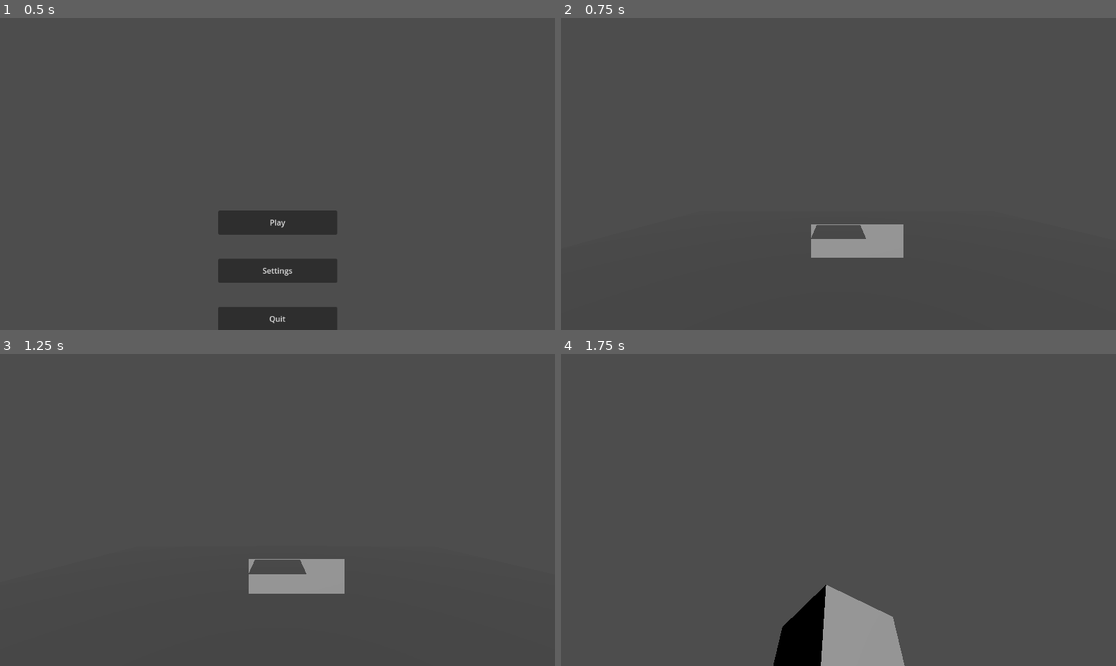
Above: before the commit, frames 1-4 (two rows, left to right).
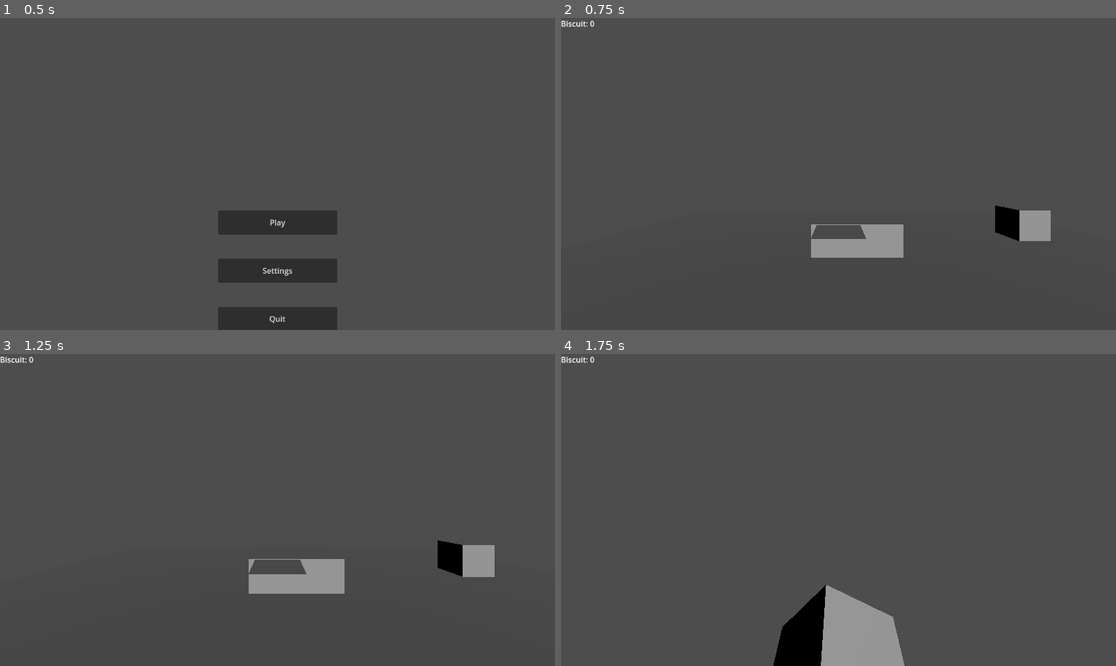
Above: after the commit, the same moments.

Repository: AlexTheAccount/Get-The-Biscuit
Game: Godot game, scene res://Tscn/UI/Main Menu.tscn
The game is run twice, just before and just after one commit, with the same random seed, the same clock (stepped at 60 frames per second) and the same inputs. Before the commit the project starts from res://Tscn/Main Menu.tscn.
Inputs (mouse positions are in pixels of both pictures, inside the frame that each line leads up to):
- Up to frame 1 (0.5 s): no input
- Up to frame 2 (0.75 s): click "Play" at 0.5 s
- Up to frame 3 (1.25 s): no input
- Up to frame 4 (1.75 s): tap Enter (ui_accept) at 1.25, 1.52 s; move the mouse to (866, 510) at 1.27 s; hold W (Player Up) from 1.28 s (still down); hold Mouse wheel up (Zoom In) from 1.28 s (still down)

Frame 1 is identical in both runs. In frame 2, 1.0% of the frame differs, in the area x 0-89%, y 0-72%; in frame 3, 1.1%, in the area x 0-90%, y 0-72%; in frame 4, less than 0.1%.

Commit message:
Implemented Item Pickup and Item Counter

Diff:
--- /dev/null
+++ b/get-the-biscuit/GD/Counter.gd
@@ -0,0 +1,3 @@
+extends Label
+
+@export var trackedItem := ""
--- /dev/null
+++ b/get-the-biscuit/GD/Pickup.gd
@@ -0,0 +1,13 @@
+extends Area3D
+
+@export var itemId := "" # unique key
+@export var amount := 1 # how many to add
+
+func _on_body_entered(body: Node):
+	if not body.is_in_group("Player"):
+		return
+	body.inventory[itemId] = body.inventory.get(itemId, 0) + amount
+	for child in body.HUD.get_children():
+		if child.trackedItem != null && child.trackedItem == itemId:
+			child.text = itemId + ": " + str(body.inventory[itemId])
+	queue_free() # remove the pickup
--- a/get-the-biscuit/Tscn/PlayerBody.gd
+++ b/get-the-biscuit/GD/PlayerBody.gd
@@ -1,5 +1,6 @@
 extends CharacterBody3D
 
+@onready var HUD = $HUD
 
 const SPEED = 5.0
 const JUMP_VELOCITY = 10
@@ -12,6 +13,10 @@
 
 @export var jumpBufferTime := 0.2 # seconds before landing your jump input is stored for
 var bufferTimer := 0.0
+
+# Inventory
+var inventory := {}
+
 func _ready():
 	Input.set_mouse_mode(Input.MOUSE_MODE_CAPTURED)
 
--- /dev/null
+++ b/get-the-biscuit/GD/ScaleFont.gd
@@ -0,0 +1,26 @@
+extends Node
+
+var base_font_size : int
+var base_size : Vector2
+var label : Label
+
+func _enter_tree():
+	# caches initial sizes
+	label = get_parent() as Label
+	base_size = label.size
+	base_font_size = label.get_theme_font_size("font_size", label.get_class())
+	label.resized.connect(set_text_size)
+
+func set_text_size():
+	var new_size = label.size;
+
+	# scale base on control width
+	var scale = new_size.x / base_size.x;
+	var scaled_size :int = floor(base_font_size * scale);
+
+	# apply scale
+	label.add_theme_font_size_override("font_scale", scaled_size);
+
+func _exit_tree():
+	# remember to disconnect when exiting!
+	label.resized.disconnect(set_text_size)
--- /dev/null
+++ b/get-the-biscuit/Tscn/Pickup/Pickup.tscn
@@ -0,0 +1,19 @@
+[gd_scene load_steps=4 format=3 uid="uid://cbqmloqvf745h"]
+
+[ext_resource type="Script" uid="uid://dilc0ek4m75sw" path="res://GD/Pickup.gd" id="1_xnv04"]
+
+[sub_resource type="BoxShape3D" id="BoxShape3D_c0t4n"]
+
+[sub_resource type="BoxMesh" id="BoxMesh_m36b7"]
+
+[node name="Pickup" type="Area3D" groups=["Pickup"]]
+script = ExtResource("1_xnv04")
+
+[node name="CollisionShape3D" type="CollisionShape3D" parent="."]
+shape = SubResource("BoxShape3D_c0t4n")
+
+[node name="MeshInstance3D" type="MeshInstance3D" parent="."]
+mesh = SubResource("BoxMesh_m36b7")
+skeleton = NodePath("../CollisionShape3D")
+
+[connection signal="body_entered" from="." to="." method="_on_body_entered"]
--- /dev/null
+++ b/get-the-biscuit/Tscn/Pickup/Pickups/Biscuit.tscn
@@ -0,0 +1,6 @@
+[gd_scene load_steps=2 format=3 uid="uid://bwtiheu2rafh7"]
+
+[ext_resource type="PackedScene" uid="uid://cbqmloqvf745h" path="res://Tscn/Pickup/Pickup.tscn" id="1_mnfe8"]
+
+[node name="Biscuit" instance=ExtResource("1_mnfe8")]
+itemId = "Biscuit"
--- a/get-the-biscuit/Tscn/Player.tscn
+++ b/get-the-biscuit/Tscn/Player.tscn
@@ -1,13 +1,16 @@
-[gd_scene load_steps=4 format=3 uid="uid://dg183frdfdw47"]
+[gd_scene load_steps=5 format=3 uid="uid://dg183frdfdw47"]
 
-[ext_resource type="Script" uid="uid://7ir7eoqrflxs" path="res://Tscn/PlayerBody.gd" id="1_8jke6"]
+[ext_resource type="Script" uid="uid://7ir7eoqrflxs" path="res://GD/PlayerBody.gd" id="1_8jke6"]
+[ext_resource type="PackedScene" uid="uid://c4lnn0cn26g05" path="res://Tscn/UI/HUD.tscn" id="2_txcnr"]
 
 [sub_resource type="BoxMesh" id="BoxMesh_dom61"]
 
 [sub_resource type="BoxShape3D" id="BoxShape3D_8jke6"]
 
-[node name="PlayerBody3D" type="CharacterBody3D"]
+[node name="PlayerBody3D" type="CharacterBody3D" groups=["Player"]]
 script = ExtResource("1_8jke6")
+
+[node name="HUD" parent="." instance=ExtResource("2_txcnr")]
 
 [node name="MeshInstance3D" type="MeshInstance3D" parent="."]
 mesh = SubResource("BoxMesh_dom61")
--- /dev/null
+++ b/get-the-biscuit/Tscn/UI/HUD.tscn
@@ -0,0 +1,24 @@
+[gd_scene load_steps=3 format=3 uid="uid://c4lnn0cn26g05"]
+
+[ext_resource type="Script" uid="uid://cenwngsu46o5p" path="res://GD/Counter.gd" id="1_4wsjk"]
+[ext_resource type="Script" uid="uid://b7p3nts7p23al" path="res://GD/ScaleFont.gd" id="1_ncxwm"]
+
+[node name="HUD" type="Control"]
+layout_mode = 3
+anchors_preset = 15
+anchor_right = 1.0
+anchor_bottom = 1.0
+grow_horizontal = 2
+grow_vertical = 2
+mouse_filter = 2
+
+[node name="BiscuitLabel" type="Label" parent="."]
+layout_mode = 0
+offset_right = 40.0
+offset_bottom = 23.0
+text = "Biscuit: 0"
+script = ExtResource("1_4wsjk")
+trackedItem = "Biscuit"
+
+[node name="FontScaler" type="Node" parent="BiscuitLabel"]
+script = ExtResource("1_ncxwm")
--- a/get-the-biscuit/Tscn/Level.tscn
+++ b/get-the-biscuit/Tscn/UI/Level.tscn
@@ -1,6 +1,7 @@
-[gd_scene load_steps=4 format=3 uid="uid://bjst3v4cmfhrq"]
+[gd_scene load_steps=5 format=3 uid="uid://bjst3v4cmfhrq"]
 
-[ext_resource type="PackedScene" uid="uid://dg183frdfdw47" path="res://Tscn/Player.tscn" id="1_3noxb"]
+[ext_resource type="PackedScene" uid="uid://dg183frdfdw47" path="res://Tscn/Player.tscn" id="1_j3gig"]
+[ext_resource type="PackedScene" uid="uid://bwtiheu2rafh7" path="res://Tscn/Pickup/Pickups/Biscuit.tscn" id="3_6sfyb"]
 
 [sub_resource type="BoxMesh" id="BoxMesh_hma3d"]
 
@@ -40,3 +41,9 @@
 
 [node name="CollisionShape3D" type="CollisionShape3D" parent="MeshInstance3D3/StaticBody3D"]
 shape = SubResource("BoxShape3D_3noxb")
+
+[node name="Biscuit" parent="." instance=ExtResource("3_6sfyb")]
+transform = Transform3D(1, 0, 0, 0, 1, 0, 0, 0, 1, 5.84949, 1, -2.70474)
+
+[node name="Biscuit2" parent="." instance=ExtResource("3_6sfyb")]
+transform = Transform3D(1, 0, 0, 0, 1, 0, 0, 0, 1, 5.84949, 1, 2.08907)
--- a/get-the-biscuit/project.godot
+++ b/get-the-biscuit/project.godot
@@ -14,6 +14,10 @@
 run/main_scene="uid://cm6at32y0pl8t"
 config/features=PackedStringArray("4.4", "Forward Plus")
 config/icon="res://icon.svg"
+
+[global_group]
+
+Pickup="Item that the player can pick up"
 
 [input]
 
Not shown, added: get-the-biscuit/GD/Counter.gd.uid
Not shown, added: get-the-biscuit/GD/Pickup.gd.uid
Renamed: get-the-biscuit/Tscn/PlayerBody.gd.uid -> get-the-biscuit/GD/PlayerBody.gd.uid
Not shown, added: get-the-biscuit/GD/ScaleFont.gd.uid
Not shown: 1 places in get-the-biscuit/Tscn/UI/Level.tscn that only renumber resources
Not shown: 2 places in get-the-biscuit/Tscn/UI/Main Menu.tscn that only renumber resources
